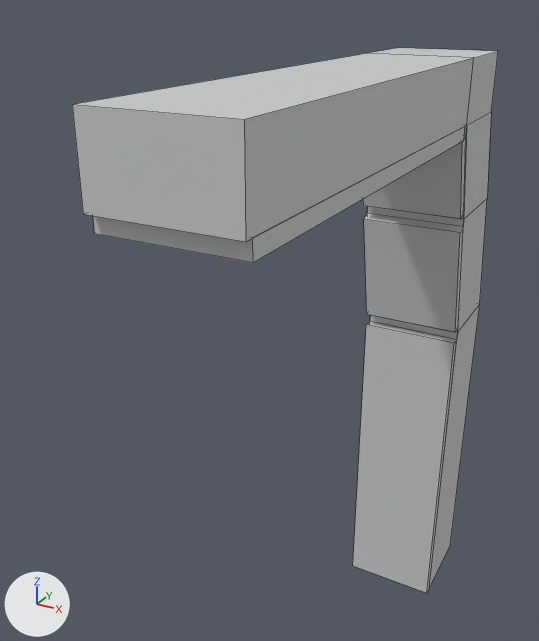
The FBX model Assets/Models/Environment/ST_Ceiling_Molding_A.fbx as it was, and as the next commit left it.
Camera for both pictures: a 50 mm lens placed at (3.47, -11.22, 10.63), pointed at (-1.23, -2.68, 6.35). Every picture has the same lights, and +X, +Y and +Z are marked at lower left. Mesh edges are drawn as thin lines. Where no turn or scale is listed for an object, it has been applied to the vertices.

The older version as bpy lines, for what is in view:
```python
me_mesh = bpy.data.meshes.new('Mesh')
me_mesh.from_pydata(...)  # 56 vertices, 54 faces; spans x -0.78..0.78, y -6.7..1.57, z 0.0..9.83
me_mesh.materials.append(mat_01___default)  # its picture is missing
# before: 2 (0.78, -6.59, 8.75) at pixel (253, 262), 3 (-0.77, -6.59, 8.75) at pixel (94, 233), 4 (-0.77, -6.7, 9.83) at pixel (72, 104), 5 (0.78, -6.7, 9.83) at pixel (244, 119), 6 (-0.77, -6.7, 8.95) at pixel (83, 214)
# before: 7 (0.78, -6.7, 8.95) at pixel (245, 241), 10 (0.78, -6.59, 8.95) at pixel (252, 237), 11 (-0.77, -6.59, 8.95)
# before: 12 (0.77, 1.57, 0.0) at pixel (450, 544), 13 (-0.78, 1.57, 0.0), 14 (-0.78, 0.16, 0.0), 15 (0.77, 0.16, 0.0) at pixel (429, 587), 32 (-0.78, 0.16, 0.0)
# before: 33 (0.77, 0.16, 0.0) at pixel (429, 587), 44 (-0.78, 0.0, 0.0) at pixel (352, 565), 45 (0.77, 0.0, 0.0) at pixel (426, 593)
ob_st_ceiling_molding_a = bpy.data.objects.new('ST_Ceiling_Molding_A', me_mesh)
ob_st_ceiling_molding_a.location = (0.0, 0.0, 0.0)
```
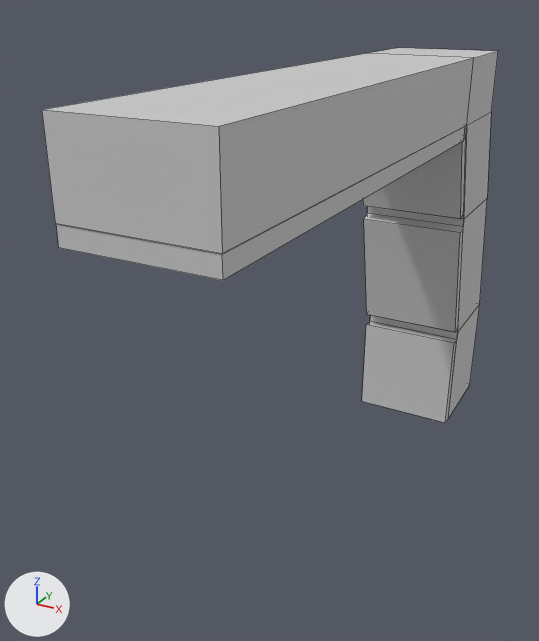
The newer file is also turned or shifted as a whole; pictures and numbers use the older file's frame.

Where the change shows, as pixel boxes [x1, y1, x2, y2] in the pictures (539 x 641 px; the box of a moved part takes in the faces that stretch with it):
'ST_Ceiling_Molding_A', reshaped (7% wider, 31% shorter)
    before: [72, 48, 498, 593]
    after: [42, 48, 498, 423]
part 1 of me_mesh, moved or reshaped
    before: [72, 54, 474, 263]
    after: [42, 54, 474, 280]
part 2 of me_mesh, moved or reshaped
    before: [353, 304, 480, 593]
    after: [362, 304, 480, 423]

The change, as a diff of the scene's bpy script:
```diff
--- a/Assets/Models/Environment/ST_Ceiling_Molding_A.fbx.py
+++ b/Assets/Models/Environment/ST_Ceiling_Molding_A.fbx.py
@@ me_mesh @@
 me_mesh.from_pydata(...)  # 56 vertices, 54 faces; spans x -0.78..0.78, y -6.7..1.57, z 0.0..9.83
 # used by ob_st_ceiling_molding_a; location = (0.0, 0.0, 0.0)
+# me_mesh part 1
+for i in [2, 3, 10, 11]: me_mesh.vertices[i].co += Vector((0.0, -0.43, 0.0))
+for i in [*range(4, 8)]: me_mesh.vertices[i].co += Vector((0.0, -0.33, 0.0))
+# me_mesh part 2
+for i in [*range(12, 16), 32, 33, 44, 45]: me_mesh.vertices[i].co += Vector((0.0, 0.0, 3.82))
 me_mesh.materials.append(mat_01___default)
```
